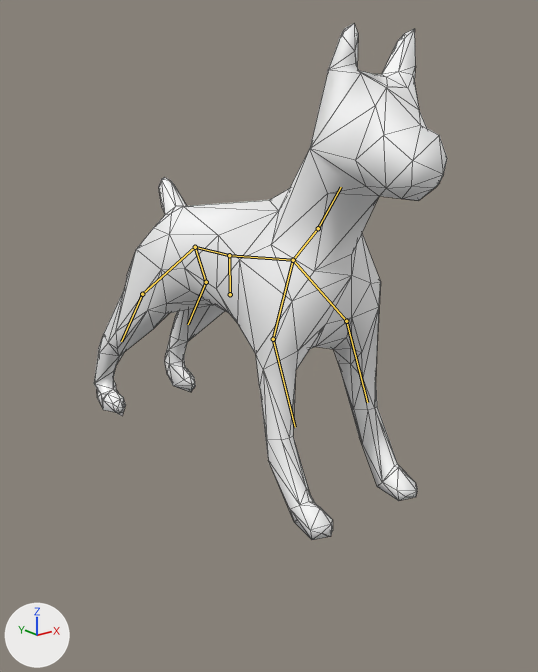
What one commit did to the FBX model GameData/models/enemies/dog.fbx.
One viewpoint serves both versions: a 50 mm lens placed at (-1.41, -1.97, 1.71), pointed at (0.06, -0.13, 0.97). Lighting does not change. The marker at lower left points along +X, +Y and +Z. Both versions are drawn at frame 17 of the action 'root|attack'; the numbers are the values there. The bones that bend it are drawn over the model as lines. Mesh edges are drawn as thin lines.

Objects in the first picture: 'DOG'.
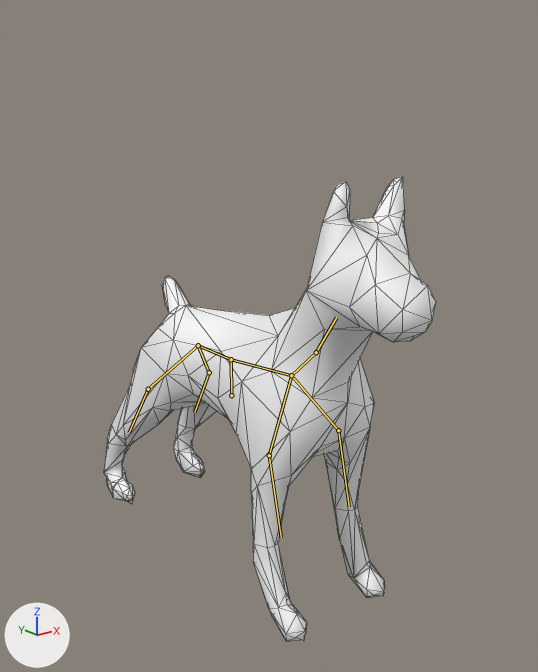
The edits, one by one:
Bone 'Bone' (bone_bone) moves from (0.0, 45.2, 0.0) to (0.0, 13.6, 0.0).
Bone 'Bone.002' (bone_bone_002) turns from (-1, -4, 6) to (0, -1, 2) degrees about its own x, y and z.
Bone 'Bone.009' (bone_bone_009) turns from (0, 0, 6) to (0, 0, 2) degrees about its own x, y and z.
Bone 'Bone.003' (bone_bone_003) turns from (-1, 4, -6) to (0, 1, -2) degrees about its own x, y and z.
Bone 'Bone.010' (bone_bone_010) turns from (0, 0, -6) to (0, 0, -2) degrees about its own x, y and z.
Bone 'Bone.012' (bone_bone_012) turns from (4, 0, 0) to (1, 0, 0) degrees about its own x, y and z.
Bone 'Bone.005' (bone_bone_005) turns from (2, 2, 2) to (1, 1, 1) degrees about its own x, y and z.
Bone 'Bone.007' (bone_bone_007) turns from (0, 0, 5) to (0, 0, 1) degrees about its own x, y and z.
Bone 'Bone.006' (bone_bone_006) turns from (1, -1, -2) to (0, 0, -1) degrees about its own x, y and z.
Bone 'Bone.008' (bone_bone_008) turns from (0, 0, -3) to (0, 0, -1) degrees about its own x, y and z.

Location of each change, (x1, y1, x2, y2) in pixels of the pictures (538 x 672 px):
'DOG', posed (10% shorter)
    before: (94, 23, 447, 540)
    after: (104, 177, 436, 642)
bone 'Bone', root to tip
    before: (230, 294) to (229, 255)
    after: (231, 395) to (231, 359)
bone 'Bone.002', root to tip
    before: (293, 260) to (346, 321)
    after: (291, 375) to (338, 430)
bone 'Bone.009', root to tip
    before: (346, 321) to (367, 402)
    after: (338, 430) to (349, 506)
bone 'Bone.003', root to tip
    before: (293, 260) to (273, 339)
    after: (291, 375) to (269, 455)
bone 'Bone.010', root to tip
    before: (273, 339) to (295, 427)
    after: (269, 455) to (281, 537)
bone 'Bone.012', root to tip
    before: (318, 228) to (341, 187)
    after: (316, 352) to (336, 317)
bone 'Bone.005', root to tip
    before: (195, 247) to (206, 282)
    after: (198, 345) to (209, 372)
bone 'Bone.007', root to tip
    before: (206, 282) to (188, 324)
    after: (209, 372) to (194, 412)
bone 'Bone.006', root to tip
    before: (195, 247) to (142, 294)
    after: (198, 345) to (148, 389)
bone 'Bone.008', root to tip
    before: (142, 294) to (121, 341)
    after: (148, 389) to (129, 432)
